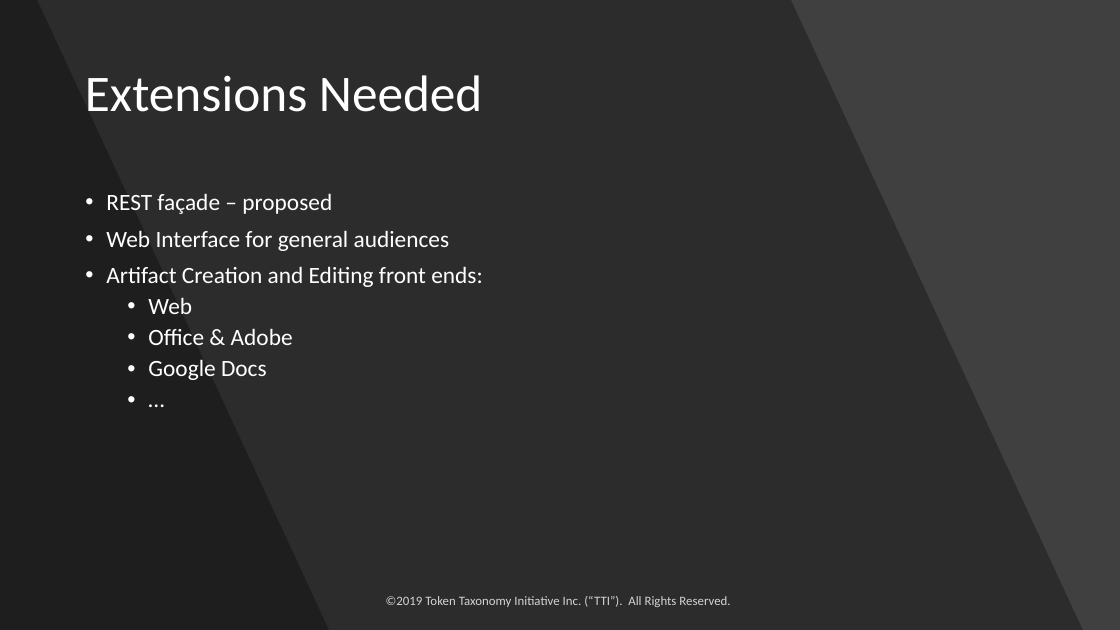
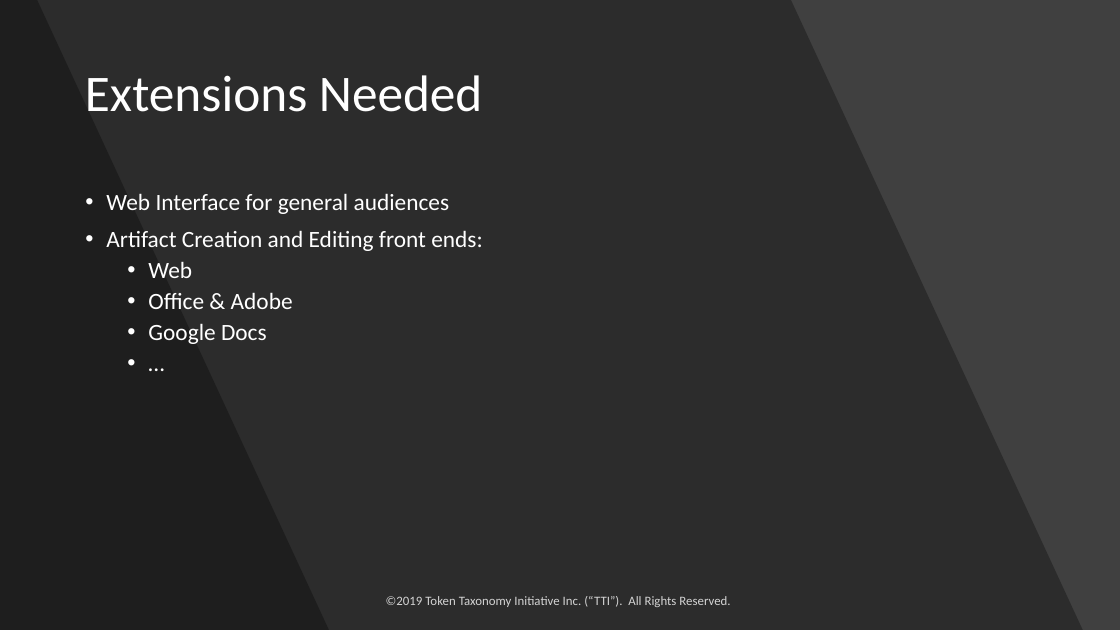
Before and after one commit to vipinsun/TokenTaxonomyFramework-pub, a slide deck: slide 23 of presentations/TTF-Technical.pptx. Drawn at 1120x630 pixels with LibreOffice and Linux fonts; fonts in the diff are those of the drawing. Boxes give left, top, right and bottom in pixels: in the first picture for what was removed or moved away, otherwise in the second. Text is boxed around its words. In the diff, an @@ line names an element or a change of style, - is before the commit and + after.

```diff
--- a/presentations/TTF-Technical.pptx
+++ b/presentations/TTF-Technical.pptx
@@ text at (x1=106, y1=193, x2=332, y2=214): paragraph removed @@
-• REST façade – proposed
```
Also in this commit, not shown: 9 other slides changed, 20 other files.
